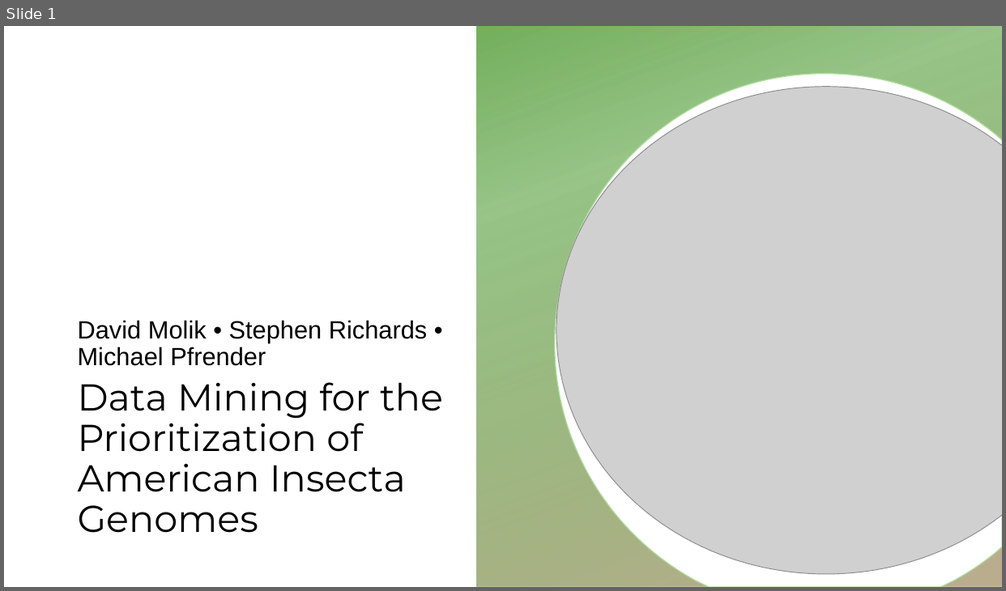
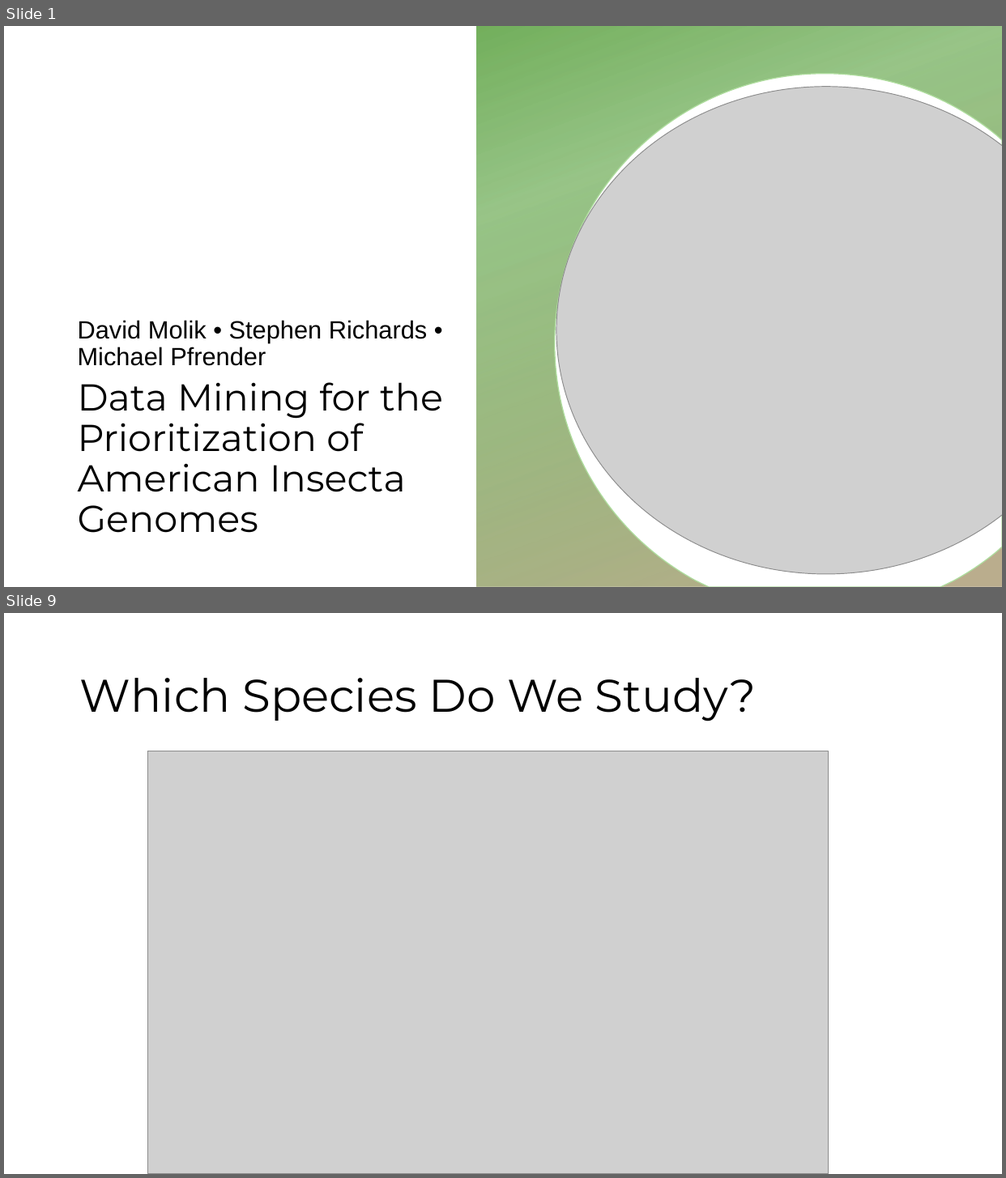
Before and after one commit to molikd/SearchPrioritize, a slide deck: Entomology_Outline.pptx. Shown one above the other, each under a label of ours: slide 1 before the commit, slides 1 and 9 after it; the slides between them are not shown. The pictures are 1006x591 and 1006x1178 pixels, drawn with LibreOffice and Linux fonts; fonts in the diff are those of the drawing; grey boxes stand for pictures; background and template pictures are left out. Boxes give left, top, right and bottom in pixels: in the first picture for what was removed or moved away, otherwise in the second. Text is boxed around its words. In the diff, an @@ line names an element or a change of style, - is before the commit and + after.

```diff
--- a/Entomology_Outline.pptx
+++ b/Entomology_Outline.pptx
@@ slide 9 added at bbox=[4, 613, 1002, 1174], background #FFFFFF @@
@@ title added at bbox=[80, 678, 756, 722], 44 pt, text #000000 @@
+Which Species Do We Study?
@@ picture added at bbox=[148, 752, 829, 1174] @@
```
Also in this commit, not shown: 4 slides changed, 14 other slides added, 15 other files.
